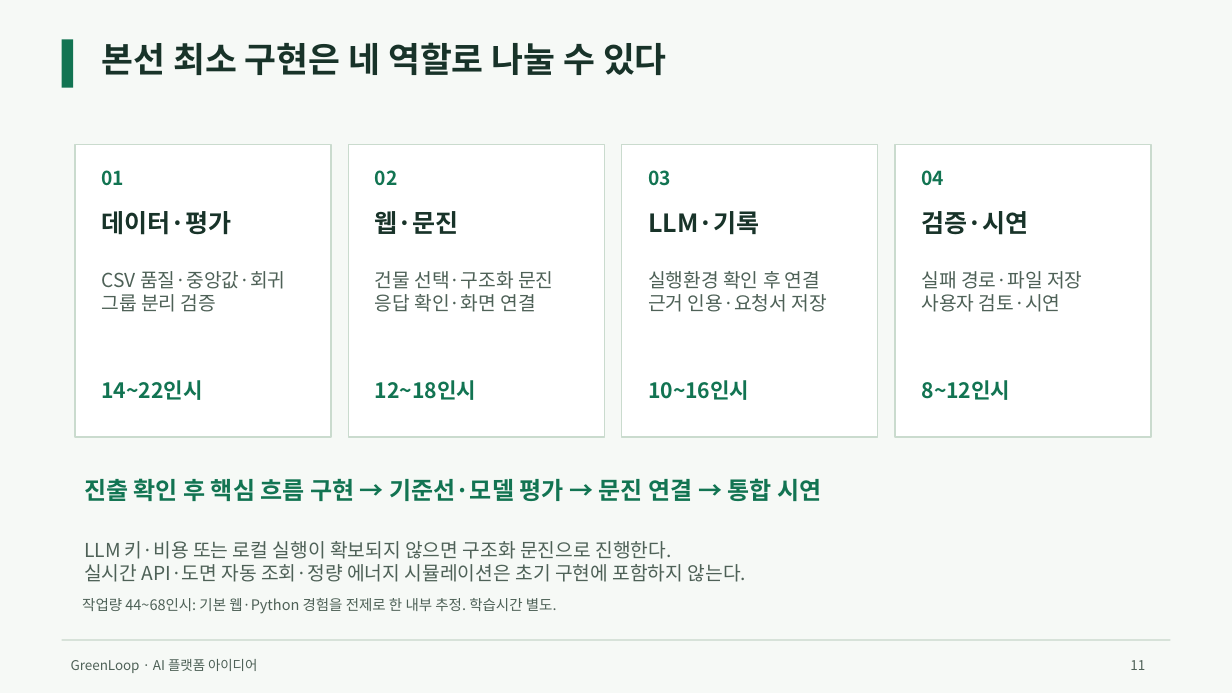
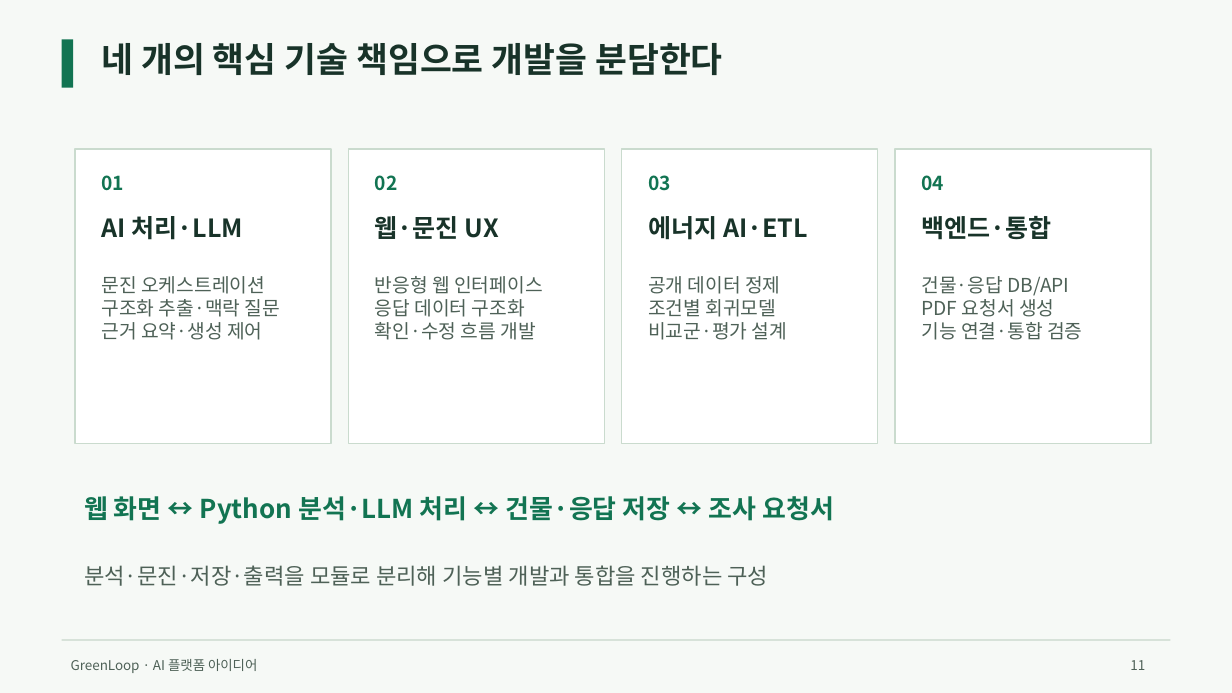
Before and after one commit to jeongiryang/green-remodeling-ai-2026, a slide deck: slide 11 of deliverables/final/GreenLoop_아이디어제안서.pptx. Drawn at 1232x693 pixels with LibreOffice and Linux fonts; fonts in the diff are those of the drawing. Boxes give left, top, right and bottom in pixels: in the first picture for what was removed or moved away, otherwise in the second. Text is boxed around its words. In the diff, an @@ line names an element or a change of style, - is before the commit and + after.

```diff
--- a/deliverables/final/GreenLoop_아이디어제안서.pptx
+++ b/deliverables/final/GreenLoop_아이디어제안서.pptx
@@ text at (101,43,723,75): text changed @@
-본선 최소 구현은 네 역할로 나눌 수 있다
+네 개의 핵심 기술 책임으로 개발을 분담한다
@@ 4 texts, 4 rectangles: place and size @@
-4 texts, 4 rectangles at (75,144,1152,437)
+4 texts, 4 rectangles at (75,149,1152,444)
@@ text removed at (101,211,231,235) @@
-데이터·평가
@@ text added at (101,216,243,240), 19.5 pt, text #183329, bold @@
+AI 처리·LLM
@@ text at (375,216,499,239): text changed @@
-웹·문진
+웹·문진 UX
@@ text removed at (648,211,759,235) @@
-LLM·기록
@@ text added at (648,216,808,240), 19.5 pt, text #183329, bold @@
+에너지 AI·ETL
@@ text removed at (922,211,1029,235) @@
-검증·시연
@@ text added at (922,216,1052,240), 19.5 pt, text #183329, bold @@
+백엔드·통합
@@ text at (101,276,280,340): text changed @@
-CSV 품질·중앙값·회귀
-그룹 분리 검증
+문진 오케스트레이션
+구조화 추출·맥락 질문
+근거 요약·생성 제어
@@ text at (375,276,543,340): text changed @@
-건물 선택·구조화 문진
-응답 확인·화면 연결
+반응형 웹 인터페이스
+응답 데이터 구조화
+확인·수정 흐름 개발
@@ text at (648,276,787,340): text changed @@
-실행환경 확인 후 연결
-근거 인용·요청서 저장
+공개 데이터 정제
+조건별 회귀모델
+비교군·평가 설계
@@ text at (922,276,1082,340): text changed @@
-실패 경로·파일 저장
-사용자 검토·시연
+건물·응답 DB/API
+PDF 요청서 생성
+기능 연결·통합 검증
@@ text removed at (101,380,202,400) @@
-14~22인시
@@ text removed at (375,380,476,400) @@
-12~18인시
@@ text removed at (648,380,749,400) @@
-10~16인시
@@ text removed at (922,380,1011,400) @@
-8~12인시
@@ text removed at (84,478,821,501) @@
-진출 확인 후 핵심 흐름 구현 → 기준선·모델 평가 → 문진 연결 → 통합 시연
@@ text added at (84,496,834,524), 20.2 pt, text #127452, bold @@
+웹 화면 ↔ Python 분석·LLM 처리 ↔ 건물·응답 저장 ↔ 조사 요청서
@@ text removed at (84,541,747,582) @@
-LLM 키·비용 또는 로컬 실행이 확보되지 않으면 구조화 문진으로 진행한다.
-실시간 API·도면 자동 조회·정량 에너지 시뮬레이션은 초기 구현에 포함하지 않는다.
@@ text added at (84,565,768,586), 17.2 pt, text #4E6157 @@
+분석·문진·저장·출력을 모듈로 분리해 기능별 개발과 통합을 진행하는 구성
@@ text removed at (82,598,557,614) @@
-작업량 44~68인시: 기본 웹·Python 경험을 전제로 한 내부 추정. 학습시간 별도.
```
Also in this commit, not shown: 10 other slides changed, 1 slide added, 1 slide removed, 17 other files.
